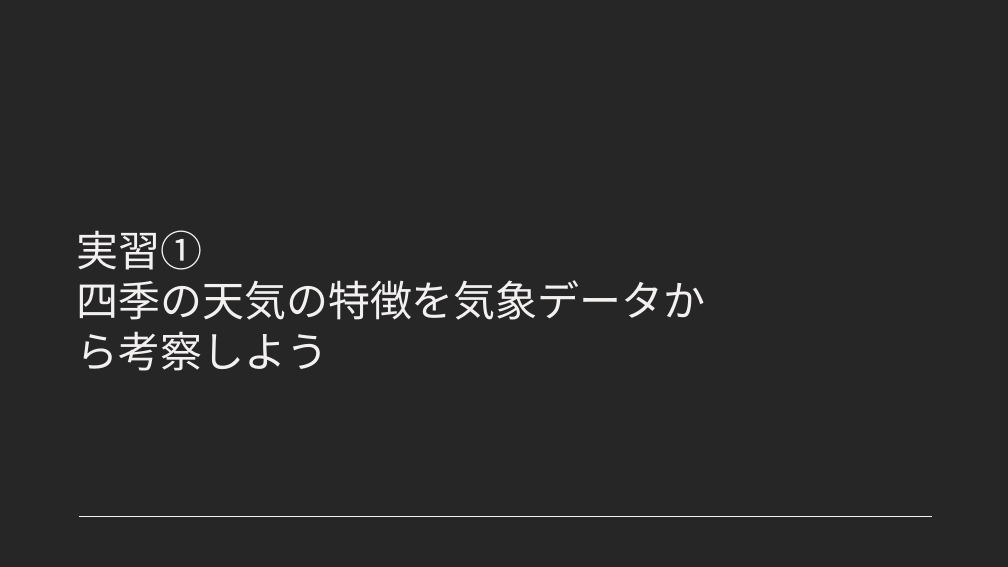
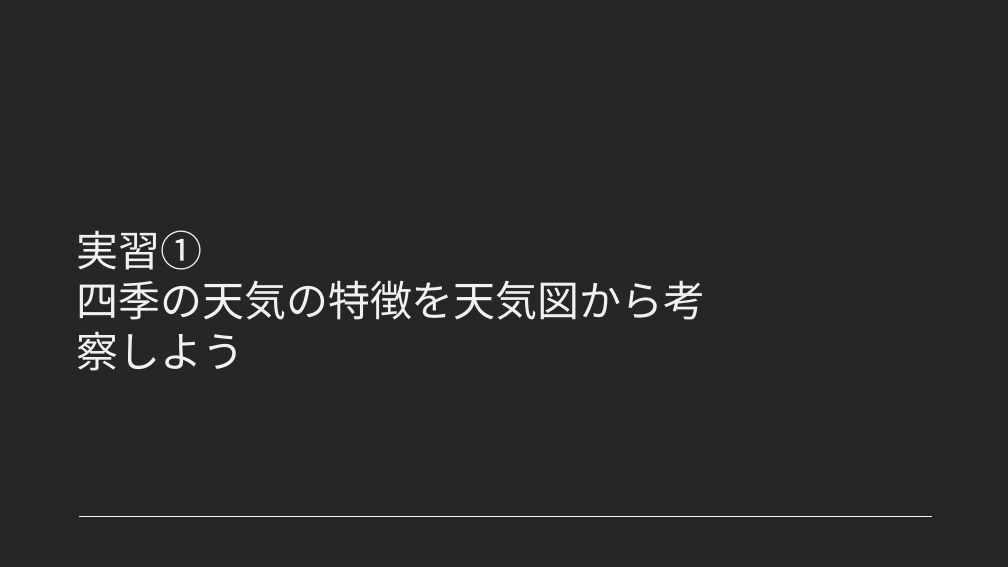
Before and after one commit to nemiko007/EduPractice, a slide deck: slide 8 of EduPractice.pptx (slide 7 before the commit). Drawn at 1008x567 pixels with LibreOffice and Linux fonts; fonts in the diff are those of the drawing. Boxes give left, top, right and bottom in pixels: in the first picture for what was removed or moved away, otherwise in the second. Text is boxed around its words. In the diff, an @@ line names an element or a change of style, - is before the commit and + after.

```diff
--- a/EduPractice.pptx
+++ b/EduPractice.pptx
@@ title at bbox=[76, 230, 705, 371]: text changed @@
-実習①
-四季の天気の特徴を気象データから考察しよう
+実習①
+四季の天気の特徴を天気図から考察しよう
```
Also in this commit, not shown: 2 other slides changed, 1 slide added, 1 other file.
